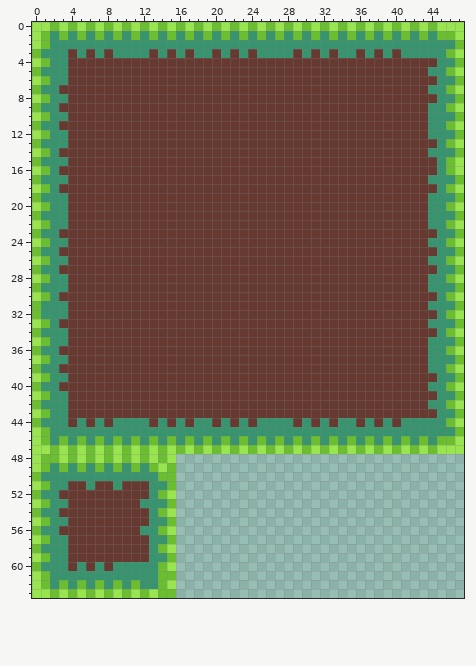
Pixel-art sprite -- Terrain/Grass.png. Above is the file before it was changed.
The file is 48x64 pixels.
The result:
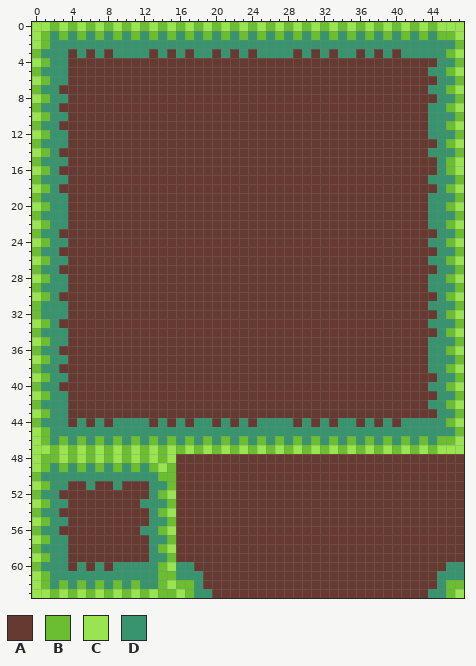
Palette (. is transparent): A #663931  B #6abe30  C #99e550  D #37946e
The edit:
@@ x 0..47 @@
 47 CCBCBCBCBCBCBCBCBCBCBCBCBCBCBCBCBCBCBCBCBCBCBCCC
-48 CBBCBCBCBCBCBCBC................................
-49 CBDBDBDBDBDBDBCB................................
-50 BDDDDDDDDDDDDDBB................................
-51 CBDDAADAADAAADDB................................
-52 BDDAAAAAAAAAADBC................................
-53 CBDDAAAAAAAADDDB................................
-54 BDDAAAAAAAAAADBC................................
-55 CBDDAAAAAAAAADDB................................
-56 BDDAAAAAAAAADDBC................................
-57 CBDDAAAAAAAAADDB................................
-58 BDDDAAAAAAAAADBC................................
-59 CBDDAAAAAAAAADDB................................
-60 BDDDADADADDDDDBC................................
-61 CBDDDDDDDDDDDDBB................................
-62 CBDBDBDBDBDBDDBC................................
-63 CCBCBCBCBCBCBCBB................................
+48 CBBCBCBCBCBCBCBCAAAAAAAAAAAAAAAAAAAAAAAAAAAAAAAA
+49 CBDBDBDBDBDBDBCBAAAAAAAAAAAAAAAAAAAAAAAAAAAAAAAA
+50 BDDDDDDDDDDDDDBBAAAAAAAAAAAAAAAAAAAAAAAAAAAAAAAA
+51 CBDDAADAADAAADDBAAAAAAAAAAAAAAAAAAAAAAAAAAAAAAAA
+52 BDDAAAAAAAAAADBCAAAAAAAAAAAAAAAAAAAAAAAAAAAAAAAA
+53 CBDDAAAAAAAADDDBAAAAAAAAAAAAAAAAAAAAAAAAAAAAAAAA
+54 BDDAAAAAAAAAADBCAAAAAAAAAAAAAAAAAAAAAAAAAAAAAAAA
+55 CBDDAAAAAAAAADDBAAAAAAAAAAAAAAAAAAAAAAAAAAAAAAAA
+56 BDDAAAAAAAAADDBCAAAAAAAAAAAAAAAAAAAAAAAAAAAAAAAA
+57 CBDDAAAAAAAAADDBAAAAAAAAAAAAAAAAAAAAAAAAAAAAAAAA
+58 BDDDAAAAAAAAADBCAAAAAAAAAAAAAAAAAAAAAAAAAAAAAAAA
+59 CBDDAAAAAAAAADDBAAAAAAAAAAAAAAAAAAAAAAAAAAAAAAAA
+60 BDDDADADADDDDDBCDDAAAAAAAAAAAAAAAAAAAAAAAAAAAADD
+61 CBDDDDDDDDDDDDBBDDDAAAAAAAAAAAAAAAAAAAAAAAAAADDD
+62 CBDBDBDBDBDBDDBCBBDAAAAAAAAAAAAAAAAAAAAAAAAAADBB
+63 CCBCBCBCBCBCBCBBCBDDAAAAAAAAAAAAAAAAAAAAAAAADDBC
